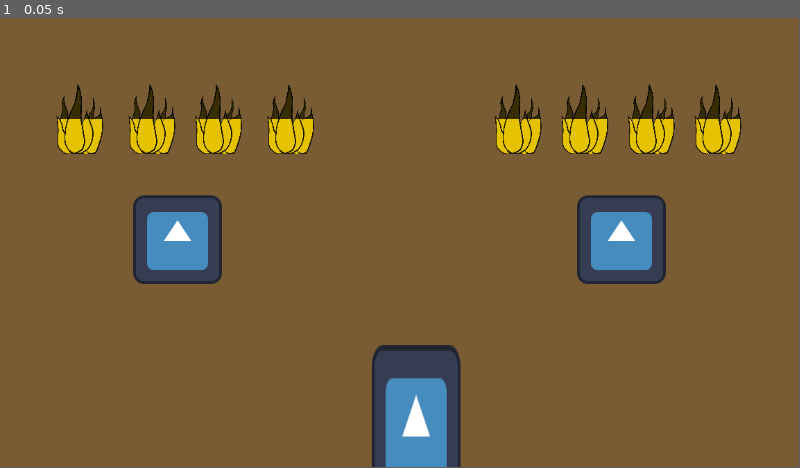
Above: before the commit, frame 1.
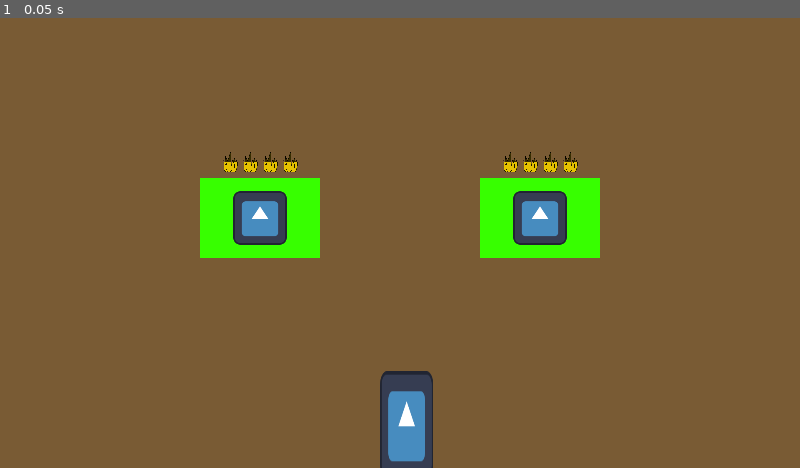
Above: after the commit, the same moment.

Repository: chlorolupus/lihkggamejam
Game: Godot game, scene res://scenes/game.tscn
Two runs of this game, one before a commit and one after it. Both use one fixed random seed, a clock stepped at 60 frames per second and the inputs below. The engine's default icon, where the game draws it, is replaced by a stand-in: a white triangle on a blue panel in a dark square.
Inputs:
- Up to frame 1 (0.05 s): no input
In our replay, the window is 799x449 before the commit and 800x450 after it. These sizes can differ from the game's own. Grey fills any space a smaller window leaves; there, only what the larger window draws over its background counts as a difference.

The runs differ from the first frame. In frame 1, 16% of the frame differs, in the area x 7-93%, y 14-100%.

Commit message:
Change window size

Diff:
--- a/project.godot
+++ b/project.godot
@@ -15,6 +15,13 @@
 config/features=PackedStringArray("4.2", "Forward Plus")
 config/icon="res://icon.svg"
 
+[display]
+
+window/size/viewport_width=1920
+window/size/viewport_height=1080
+window/size/resizable=false
+window/stretch/mode="canvas_items"
+
 [dotnet]
 
 project/assembly_name="Lihkggamejam"
--- a/scenes/game.tscn
+++ b/scenes/game.tscn
@@ -18,16 +18,26 @@
 script = ExtResource("1_4qahf")
 metadata/_edit_lock_ = true
 
-[node name="Polygon2D" type="Polygon2D" parent="."]
+[node name="Background" type="Polygon2D" parent="."]
 color = Color(0.47451, 0.360784, 0.203922, 1)
-polygon = PackedVector2Array(0, 0, 1152, 0, 1152, 648, 0, 648)
-metadata/_edit_lock_ = true
+polygon = PackedVector2Array(0, 0, 1920, 0, 1920, 1136, 0, 1136)
+metadata/_edit_lock_ = true
+
+[node name="CityLandA" type="Polygon2D" parent="."]
+position = Vector2(480, 384)
+color = Color(0.216667, 1, 0, 1)
+polygon = PackedVector2Array(0, 0, 0, 192, 288, 192, 288, 0)
+
+[node name="CityLandB" type="Polygon2D" parent="."]
+position = Vector2(1152, 384)
+color = Color(0.216667, 1, 0, 1)
+polygon = PackedVector2Array(0, 0, 0, 192, 288, 192, 288, 0)
 
 [node name="Deck" type="Node" parent="."]
 script = ExtResource("1_nm4k7")
 
 [node name="CityA" type="StaticBody2D" parent="."]
-position = Vector2(256, 320)
+position = Vector2(624, 480)
 
 [node name="Sprite" type="Sprite2D" parent="CityA"]
 texture = ExtResource("2_pdd0n")
@@ -38,7 +48,7 @@
 metadata/_edit_lock_ = true
 
 [node name="CityB" type="StaticBody2D" parent="."]
-position = Vector2(896, 320)
+position = Vector2(1296, 480)
 
 [node name="Sprite" type="Sprite2D" parent="CityB"]
 texture = ExtResource("2_pdd0n")
@@ -54,11 +64,11 @@
 hit_from_inside = true
 
 [node name="ProgressBar1" type="TextureProgressBar" parent="."]
-offset_left = 64.0
-offset_top = 96.0
-offset_right = 564.0
-offset_bottom = 596.0
-scale = Vector2(0.2, 0.2)
+offset_left = 528.0
+offset_top = 320.0
+offset_right = 1028.0
+offset_bottom = 820.0
+scale = Vector2(0.1, 0.1)
 max_value = 10.0
 step = 0.1
 value = 5.0
@@ -71,11 +81,11 @@
 tint_progress = Color(0.91, 0.7735, 0, 1)
 
 [node name="ProgressBar2" type="TextureProgressBar" parent="."]
-offset_left = 168.0
-offset_top = 96.0
-offset_right = 668.0
-offset_bottom = 596.0
-scale = Vector2(0.2, 0.2)
+offset_left = 576.0
+offset_top = 320.0
+offset_right = 1076.0
+offset_bottom = 820.0
+scale = Vector2(0.1, 0.1)
 max_value = 10.0
 step = 0.1
 value = 5.0
@@ -88,11 +98,11 @@
 tint_progress = Color(0.91, 0.7735, 0, 1)
 
 [node name="ProgressBar3" type="TextureProgressBar" parent="."]
-offset_left = 264.0
-offset_top = 96.0
-offset_right = 764.0
-offset_bottom = 596.0
-scale = Vector2(0.2, 0.2)
+offset_left = 624.0
+offset_top = 320.0
+offset_right = 1124.0
+offset_bottom = 820.0
+scale = Vector2(0.1, 0.1)
 max_value = 10.0
 step = 0.1
 value = 5.0
@@ -105,11 +115,11 @@
 tint_progress = Color(0.91, 0.7735, 0, 1)
 
 [node name="ProgressBar4" type="TextureProgressBar" parent="."]
-offset_left = 368.0
-offset_top = 96.0
-offset_right = 868.0
-offset_bottom = 596.0
-scale = Vector2(0.2, 0.2)
+offset_left = 672.0
+offset_top = 320.0
+offset_right = 1172.0
+offset_bottom = 820.0
+scale = Vector2(0.1, 0.1)
 max_value = 10.0
 step = 0.1
 value = 5.0
@@ -122,11 +132,11 @@
 tint_progress = Color(0.91, 0.7735, 0, 1)
 
 [node name="ProgressBar5" type="TextureProgressBar" parent="."]
-offset_left = 696.0
-offset_top = 96.0
-offset_right = 1196.0
-offset_bottom = 596.0
-scale = Vector2(0.2, 0.2)
+offset_left = 1200.0
+offset_top = 320.0
+offset_right = 1700.0
+offset_bottom = 820.0
+scale = Vector2(0.1, 0.1)
 max_value = 10.0
 step = 0.1
 value = 5.0
@@ -139,11 +149,11 @@
 tint_progress = Color(0.91, 0.7735, 0, 1)
 
 [node name="ProgressBar6" type="TextureProgressBar" parent="."]
-offset_left = 792.0
-offset_top = 96.0
-offset_right = 1292.0
-offset_bottom = 596.0
-scale = Vector2(0.2, 0.2)
+offset_left = 1248.0
+offset_top = 320.0
+offset_right = 1748.0
+offset_bottom = 820.0
+scale = Vector2(0.1, 0.1)
 max_value = 10.0
 step = 0.1
 value = 5.0
@@ -156,11 +166,11 @@
 tint_progress = Color(0.91, 0.7735, 0, 1)
 
 [node name="ProgressBar7" type="TextureProgressBar" parent="."]
-offset_left = 888.0
-offset_top = 96.0
-offset_right = 1388.0
-offset_bottom = 596.0
-scale = Vector2(0.2, 0.2)
+offset_left = 1296.0
+offset_top = 320.0
+offset_right = 1796.0
+offset_bottom = 820.0
+scale = Vector2(0.1, 0.1)
 max_value = 10.0
 step = 0.1
 value = 5.0
@@ -173,11 +183,11 @@
 tint_progress = Color(0.91, 0.7735, 0, 1)
 
 [node name="ProgressBar8" type="TextureProgressBar" parent="."]
-offset_left = 984.0
-offset_top = 96.0
-offset_right = 1484.0
-offset_bottom = 596.0
-scale = Vector2(0.2, 0.2)
+offset_left = 1344.0
+offset_top = 320.0
+offset_right = 1844.0
+offset_bottom = 820.0
+scale = Vector2(0.1, 0.1)
 max_value = 10.0
 step = 0.1
 value = 5.0
@@ -190,7 +200,7 @@
 tint_progress = Color(0.91, 0.7735, 0, 1)
 
 [node name="Card" type="StaticBody2D" parent="."]
-position = Vector2(568, 584)
+position = Vector2(976, 976)
 scale = Vector2(1, 2)
 
 [node name="Sprite" type="Sprite2D" parent="Card"]
--- a/scripts/game.gd
+++ b/scripts/game.gd
@@ -1,7 +1,7 @@
 extends Node2D
 
 
-var CardDefaultPos : Vector2 = Vector2(600.0, 600.0)
+var CardDefaultPos : Vector2 = Vector2(976.0, 976.0)
 
 var CitiesStats = [[5.0, 5.0, 5.0, 5.0], [5.0, 5.0, 5.0, 5.0]]
 var CardEffect = [0, 0.0, 0, 0.0]
